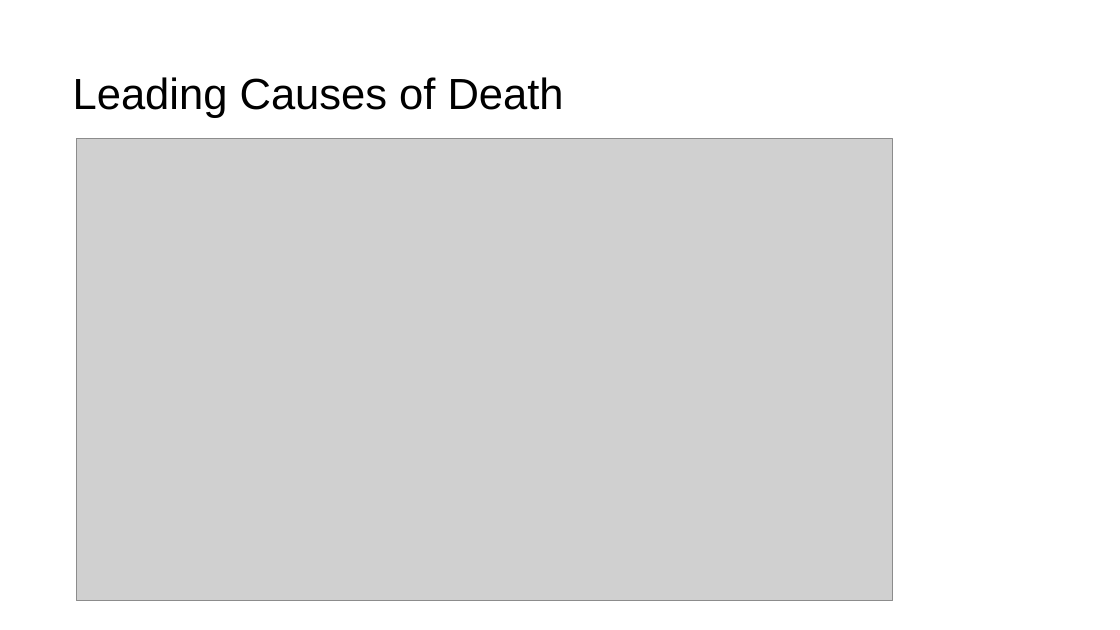
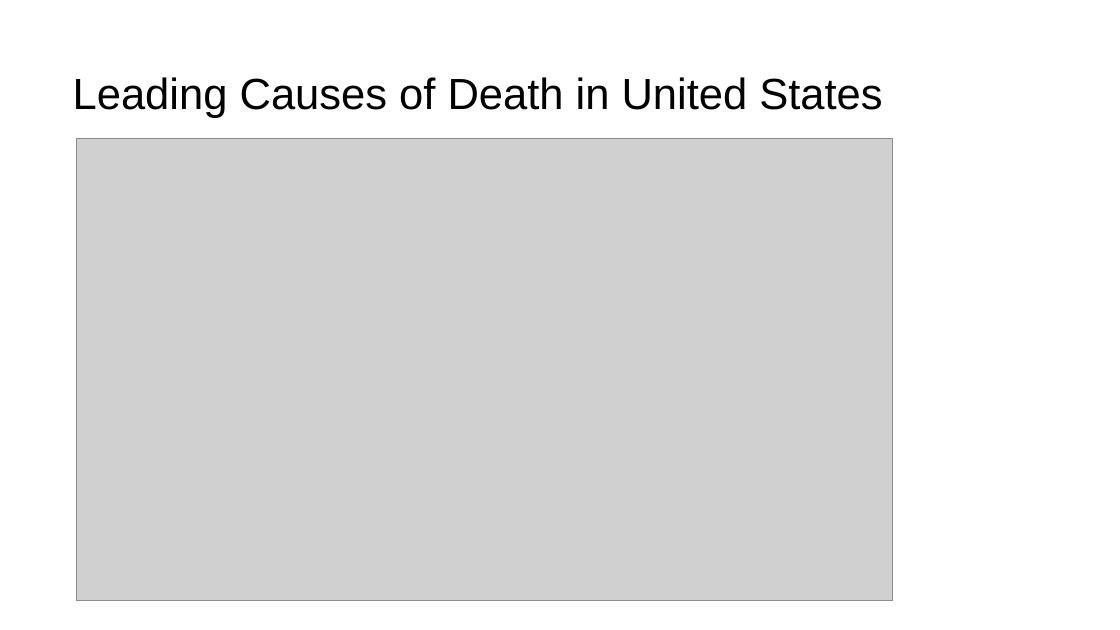
Before and after one commit to ppainuly/Leading-Causes-of-Death-in-United-States, a slide deck: slide 11 of Leading Causes of Death in United States.pptx (slide 9 before the commit). Drawn at 1120x630 pixels with LibreOffice and Linux fonts; fonts in the diff are those of the drawing; grey boxes stand for pictures. Boxes give left, top, right and bottom in pixels: in the first picture for what was removed or moved away, otherwise in the second. Text is boxed around its words. In the diff, an @@ line names an element or a change of style, - is before the commit and + after.

```diff
--- a/Leading Causes of Death in United States.pptx
+++ b/Leading Causes of Death in United States.pptx
@@ title at [73,77,882,118]: text changed @@
-Leading Causes of Death
+Leading Causes of Death in United States
```
Also in this commit, not shown: 3 slides added, 13 other files.
